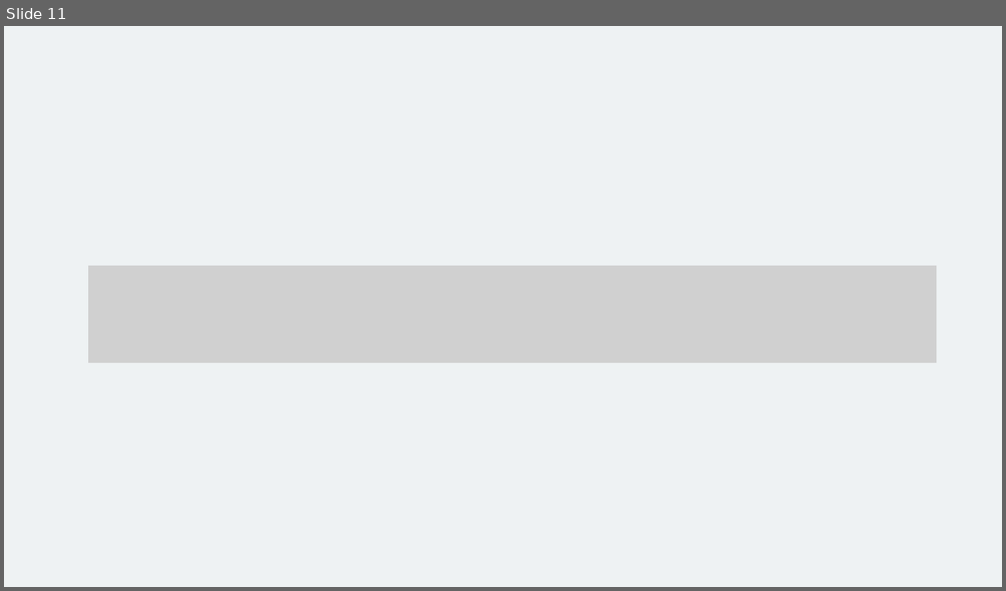
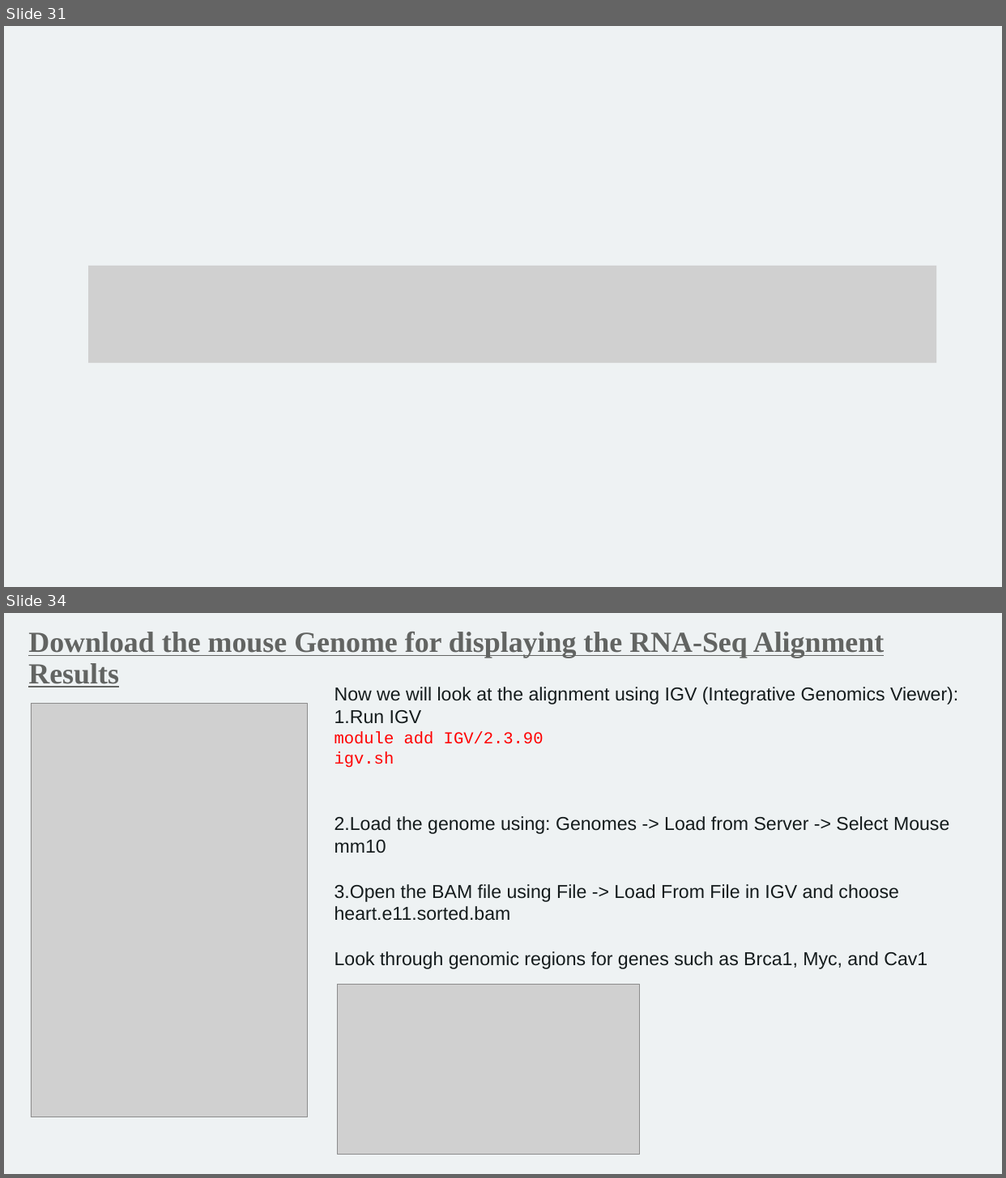
Before and after one commit to mathornton01/2022_UTSW_Lyda_Hill_Department_Introduction_To_NGS_Analysis_Nanocourse, a slide deck: Slides/IntroductionToNGSAnalysis_DayII_MT.pptx. Shown one above the other, each under a label of ours: slide 11 before the commit, slides 31 and 34 after it; the slides between them are not shown. The pictures are 1006x591 and 1006x1178 pixels, drawn with LibreOffice and Linux fonts; fonts in the diff are those of the drawing; grey boxes stand for pictures; background and template pictures are left out. Boxes give left, top, right and bottom in pixels: in the first picture for what was removed or moved away, otherwise in the second. Text is boxed around its words. In the diff, an @@ line names an element or a change of style, - is before the commit and + after.

```diff
--- a/Slides/IntroductionToNGSAnalysis_DayII_MT.pptx
+++ b/Slides/IntroductionToNGSAnalysis_DayII_MT.pptx
@@ slide 34 added at (x1=4, y1=613, x2=1002, y2=1174), background #EEF2F3 @@
@@ text added at (x1=28, y1=632, x2=884, y2=688), 28 pt, text #626462, bold, underline @@
+Download the mouse Genome for displaying the RNA-Seq Alignment Results
@@ picture added at (x1=31, y1=704, x2=308, y2=1118) @@
@@ text added at (x1=334, y1=687, x2=958, y2=969), 18 pt, text #141B1C @@
+Now we will look at the alignment using IGV (Integrative Genomics Viewer):
+1. Run IGV
+   module add IGV/2.3.90
+   igv.sh
+2. Load the genome using: Genomes -> Load from Server -> Select Mouse mm10
+3. Open the BAM file using File -> Load From File in IGV and choose heart.e11.sorted.bam
+Look through genomic regions for genes such as Brca1, Myc, and Cav1
@@ picture added at (x1=337, y1=984, x2=639, y2=1154) @@
@@ what was slide 11 is now slide 31 @@
```
Also in this commit, not shown: 8 slides changed, 23 other slides added, 1 slide removed, 5 other files.
